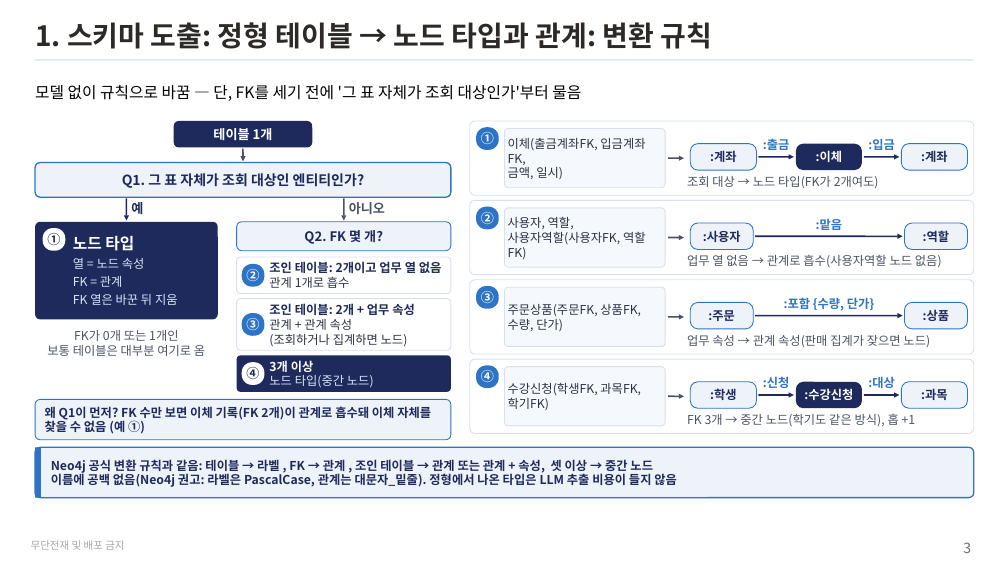
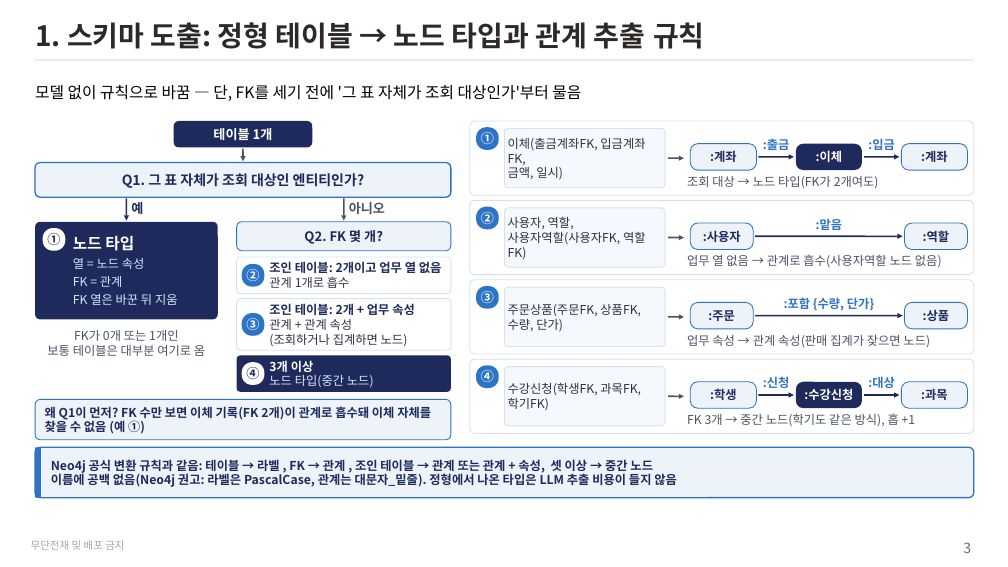
Before and after one commit to unicorn-campus/design-agentic-ai, a slide deck: slide 3 of temp/kg-schema-design/그래프스키마도출.pptx. Drawn at 1008x567 pixels with LibreOffice and Linux fonts; fonts in the diff are those of the drawing. Boxes give left, top, right and bottom in pixels: in the first picture for what was removed or moved away, otherwise in the second. Text is boxed around its words. In the diff, an @@ line names an element or a change of style, - is before the commit and + after.

```diff
--- a/temp/kg-schema-design/그래프스키마도출.pptx
+++ b/temp/kg-schema-design/그래프스키마도출.pptx
@@ title at (x1=35, y1=22, x2=705, y2=49): text changed @@
-1. 스키마 도출: 정형 테이블 → 노드 타입과 관계: 변환 규칙
+1. 스키마 도출: 정형 테이블 → 노드 타입과 관계 추출 규칙
```
Also in this commit, not shown: 3 other slides changed, 5 slides added, 1 slide removed, 24 other files.
